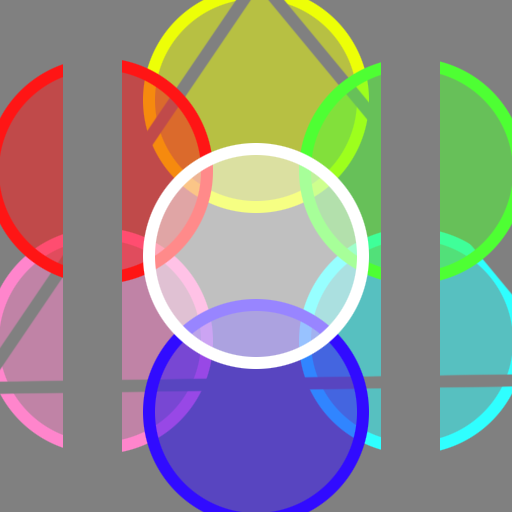
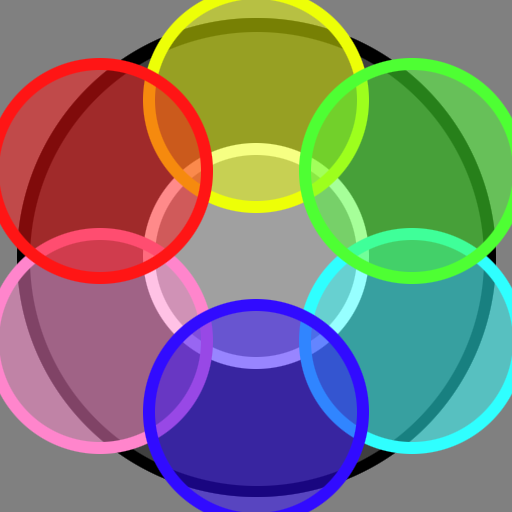
Two versions of the same layered image (512 x 512). Layer-by-layer changes:
moved "group_rings" above "white" over [0, 0, 512, 497]
"group_primary": blend pass through → normal over [0, 58, 512, 497]
showed "black" over [17, 18, 496, 497]
